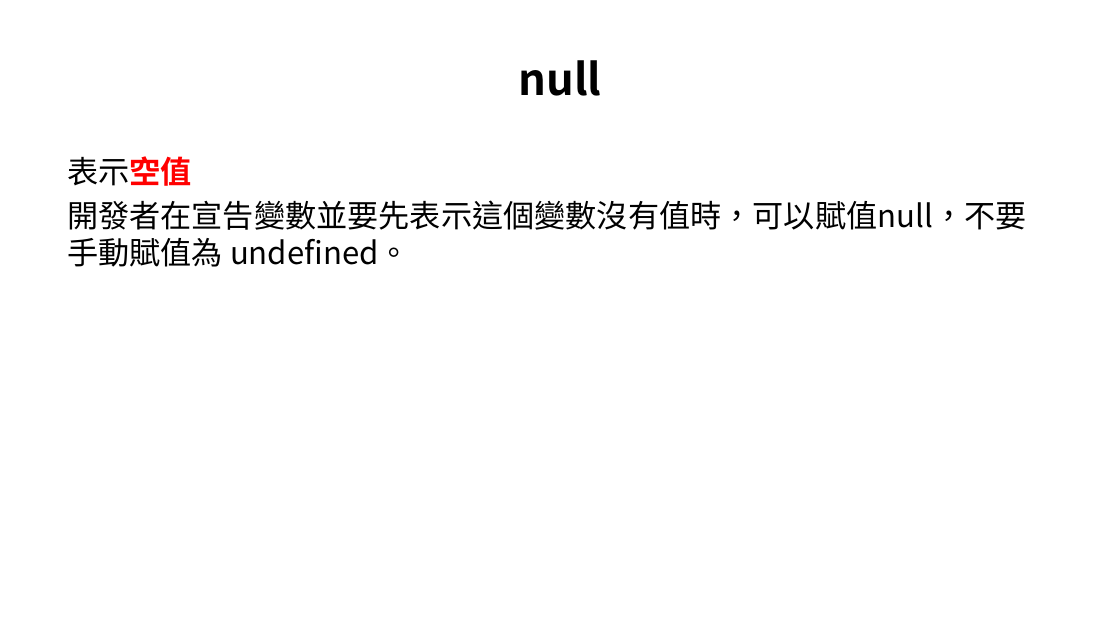
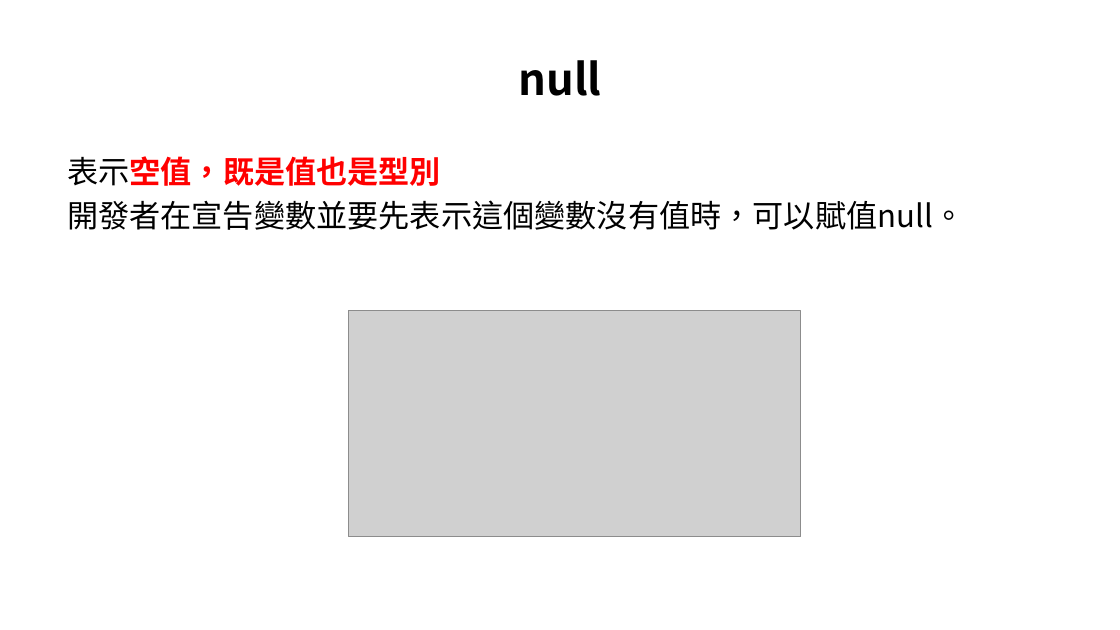
Before and after one commit to allen8101070/JavaScript-PPT, a slide deck: slide 31 of javaScript.pptx (slide 25 before the commit). Drawn at 1120x630 pixels with LibreOffice and Linux fonts; fonts in the diff are those of the drawing; grey boxes stand for pictures; background and template pictures are left out. Boxes give left, top, right and bottom in pixels: in the first picture for what was removed or moved away, otherwise in the second. Text is boxed around its words. In the diff, an @@ line names an element or a change of style, - is before the commit and + after.

```diff
--- a/javaScript.pptx
+++ b/javaScript.pptx
@@ text at [67,156,964,230]: text changed @@
-表示空值
-開發者在宣告變數並要先表示這個變數沒有值時，可以賦值null，不要手動賦值為 undefined。
+表示空值，既是值也是型別
+開發者在宣告變數並要先表示這個變數沒有值時，可以賦值null。
@@ picture added at [348,310,801,536] @@
```
Also in this commit, not shown: 27 other slides changed, 13 slides added, 8 slides removed, 3 other files.
